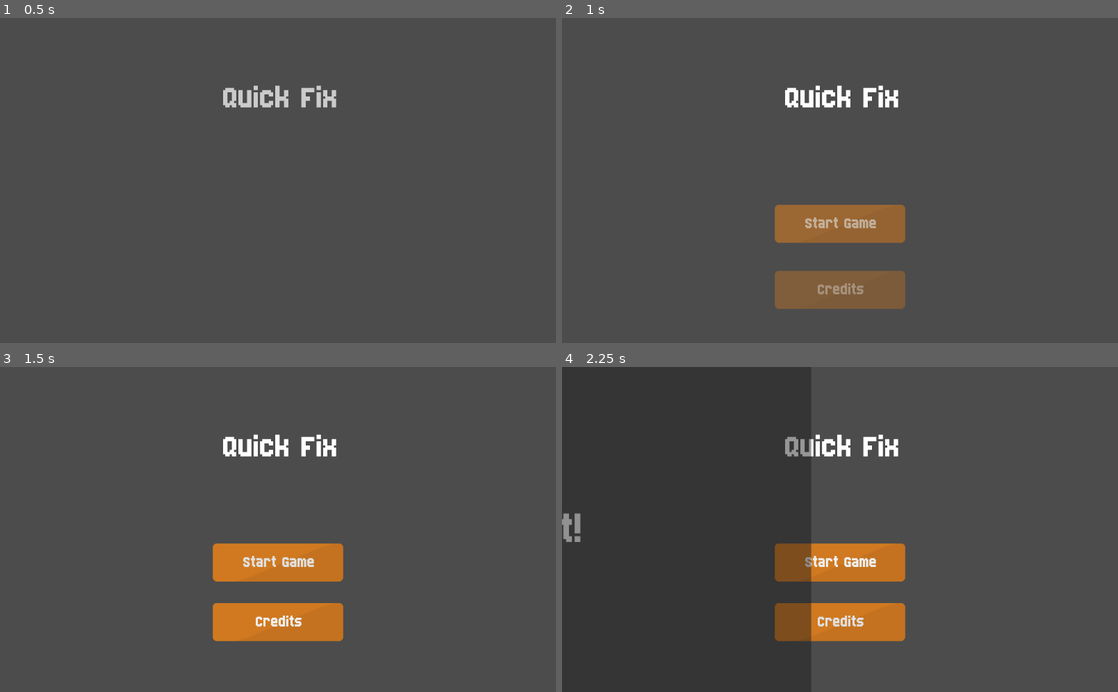
Above: before the commit, frames 1-4 (two rows, left to right).
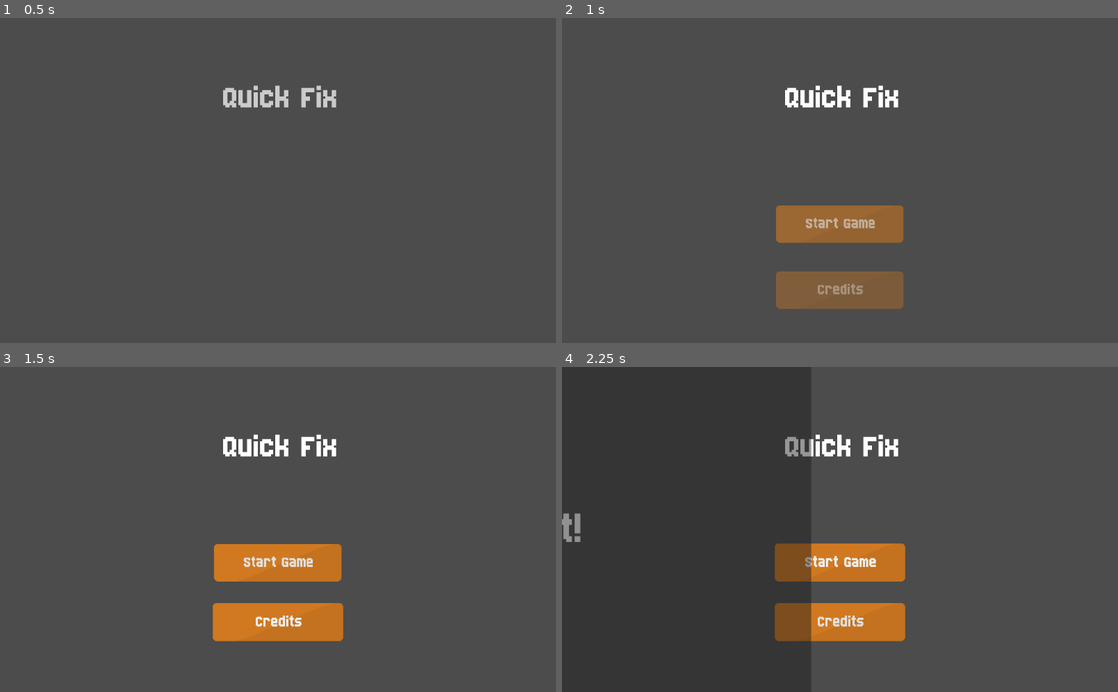
Above: after the commit, the same moments.

Repository: ericdsw/global_game_jam_2020
Game: Godot game, scene res://Game.tscn
Same seed, same stepped clock (60 frames per second), same inputs: the game is played once before the commit and once after it.
Inputs (mouse positions are in pixels of both pictures, inside the frame that each line leads up to):
- Up to frame 1 (0.5 s): no input
- Up to frame 2 (1 s): tap Enter (ui_accept) at 0.5, 0.77 s; move the mouse to (962, 164) at 0.52 s; press the mouse at (962, 164) at 0.53 s
- Up to frame 3 (1.5 s): release the mouse at (400, 513) at 1.25 s; click "Credits" at 1.25 s
- Up to frame 4 (2.25 s): click "Start Game" at 2 s

Frame 1 is identical in both runs. In frame 2, 0.4% of the frame differs, in the area x 38-62%, y 57-90%; in frame 3, 0.2%; in frame 4, nothing differs.

Commit message:
Add animation to base button

Diff:
--- /dev/null
+++ b/Elements/BaseButton.gd
@@ -0,0 +1,4 @@
+extends Button
+
+func _on_BaseButton_pressed() -> void:
+	$AnimationPlayer.play("pressed")
--- a/Elements/BaseButton.tscn
+++ b/Elements/BaseButton.tscn
@@ -1,25 +1,50 @@
-[gd_scene load_steps=4 format=2]
+[gd_scene load_steps=6 format=2]
 
 [ext_resource path="res://Resources/General/DefaultButtonStyle.tres" type="StyleBox" id=1]
 [ext_resource path="res://Resources/Born2bSportyV2.ttf" type="DynamicFontData" id=2]
+[ext_resource path="res://Elements/BaseButton.gd" type="Script" id=3]
 
 [sub_resource type="DynamicFont" id=1]
 size = 32
 font_data = ExtResource( 2 )
 
-[node name="StartButton" type="Button"]
+[sub_resource type="Animation" id=2]
+resource_name = "pressed"
+length = 0.1
+step = 0.05
+tracks/0/type = "value"
+tracks/0/path = NodePath(".:rect_scale")
+tracks/0/interp = 1
+tracks/0/loop_wrap = true
+tracks/0/imported = false
+tracks/0/enabled = true
+tracks/0/keys = {
+"times": PoolRealArray( 0, 0.05, 0.1 ),
+"transitions": PoolRealArray( 1, 1, 1 ),
+"update": 0,
+"values": [ Vector2( 1, 1 ), Vector2( 0.95, 0.95 ), Vector2( 1, 1 ) ]
+}
+
+[node name="BaseButton" type="Button"]
 margin_left = -120.0
 margin_top = 50.0
 margin_right = 120.0
 margin_bottom = 120.0
 rect_min_size = Vector2( 240, 70 )
+rect_scale = Vector2( 0.98, 0.98 )
+rect_pivot_offset = Vector2( 120, 35 )
 custom_styles/hover = ExtResource( 1 )
 custom_styles/pressed = ExtResource( 1 )
 custom_styles/focus = ExtResource( 1 )
 custom_styles/disabled = ExtResource( 1 )
 custom_styles/normal = ExtResource( 1 )
 custom_fonts/font = SubResource( 1 )
-text = "Start Game"
+text = "Button Text"
+script = ExtResource( 3 )
 __meta__ = {
 "_edit_use_anchors_": false
 }
+
+[node name="AnimationPlayer" type="AnimationPlayer" parent="."]
+anims/pressed = SubResource( 2 )
+[connection signal="pressed" from="." to="." method="_on_BaseButton_pressed"]
--- a/Game.tscn
+++ b/Game.tscn
@@ -1,8 +1,7 @@
-[gd_scene load_steps=10 format=2]
+[gd_scene load_steps=8 format=2]
 
 [ext_resource path="res://Game.gd" type="Script" id=1]
 [ext_resource path="res://Resources/Born2bSportyV2.ttf" type="DynamicFontData" id=2]
-[ext_resource path="res://Resources/General/DefaultButtonStyle.tres" type="StyleBox" id=3]
 [ext_resource path="res://Elements/BaseButton.tscn" type="PackedScene" id=4]
 [ext_resource path="res://Elements/LifeContainer.tscn" type="PackedScene" id=5]
 [ext_resource path="res://Camera2D.tscn" type="PackedScene" id=6]
@@ -11,11 +10,7 @@
 size = 64
 font_data = ExtResource( 2 )
 
-[sub_resource type="DynamicFont" id=2]
-size = 32
-font_data = ExtResource( 2 )
-
-[sub_resource type="Animation" id=3]
+[sub_resource type="Animation" id=2]
 length = 2.0
 tracks/0/type = "value"
 tracks/0/path = NodePath("MainMenuWrapper/GameName:modulate")
@@ -107,30 +102,19 @@
 }
 
 [node name="StartButton" parent="MainMenuWrapper" instance=ExtResource( 4 )]
+text = "Start Game"
 
-[node name="Credits" type="Button" parent="MainMenuWrapper"]
-margin_left = -120.0
+[node name="Credits" parent="MainMenuWrapper" instance=ExtResource( 4 )]
 margin_top = 160.0
-margin_right = 120.0
 margin_bottom = 230.0
-rect_min_size = Vector2( 240, 70 )
-custom_styles/hover = ExtResource( 3 )
-custom_styles/pressed = ExtResource( 3 )
-custom_styles/focus = ExtResource( 3 )
-custom_styles/disabled = ExtResource( 3 )
-custom_styles/normal = ExtResource( 3 )
-custom_fonts/font = SubResource( 2 )
 text = "Credits"
-__meta__ = {
-"_edit_use_anchors_": false
-}
 
 [node name="OverlayNode" type="Node2D" parent="."]
 z_index = 100
 
 [node name="AnimationPlayer" type="AnimationPlayer" parent="."]
 autoplay = "intro_anim"
-anims/intro_anim = SubResource( 3 )
+anims/intro_anim = SubResource( 2 )
 
 [node name="ContainerZFixer" type="Node2D" parent="."]
 z_index = 9
